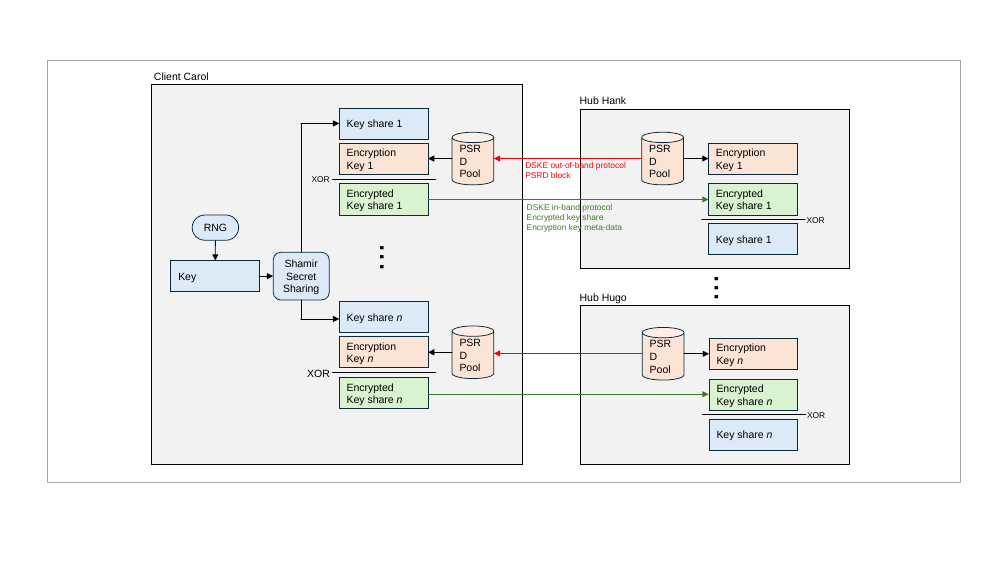
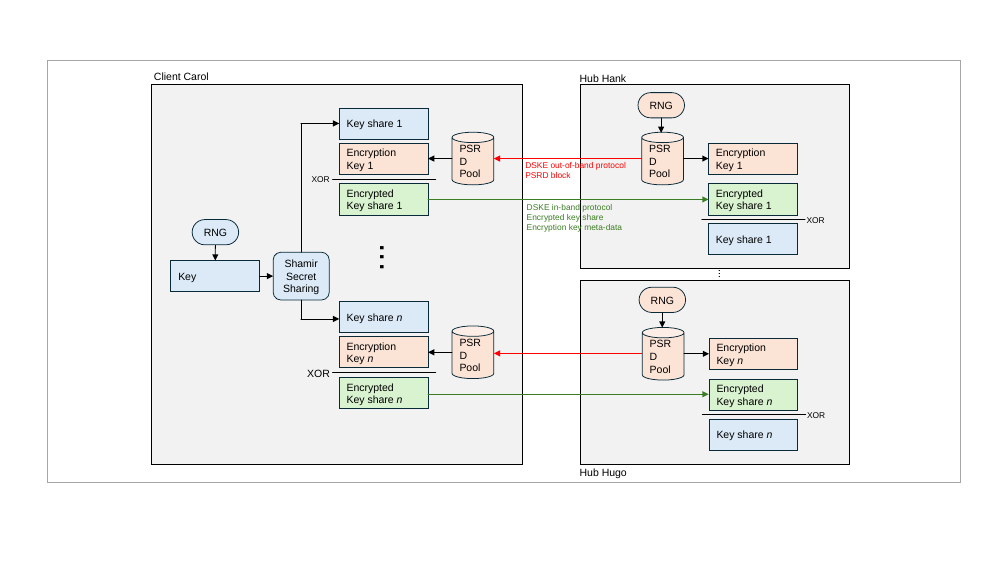
Before and after one commit to brunorijsman/dske-python, a slide deck: slide 5 of docs/figures/figures.pptx. Drawn at 1008x567 pixels with LibreOffice and Linux fonts; fonts in the diff are those of the drawing. Boxes give left, top, right and bottom in pixels: in the first picture for what was removed or moved away, otherwise in the second. Text is boxed around its words. In the diff, an @@ line names an element or a change of style, - is before the commit and + after.

```diff
--- a/docs/figures/figures.pptx
+++ b/docs/figures/figures.pptx
@@ text "Hub Hank": place and size @@
-text "Hub Hank" at box(580, 96, 626, 104)
+text "Hub Hank" at box(580, 74, 626, 85)
@@ rectangle: place and size @@
-rectangle at box(581, 109, 850, 268)
+rectangle at box(581, 84, 850, 268)
@@ rounded rectangle added at box(638, 93, 685, 118), fill #FBE3D6, outline #092A39 0.75 pt, 10 pt, text #000000 @@
+RNG
@@ arrow added from (662, 118) to (662, 133), #000000 0.75 pt @@
@@ rounded rectangle "RNG": place and size @@
-rounded rectangle "RNG" at box(192, 215, 239, 240)
+rounded rectangle "RNG" at box(192, 219, 239, 244)
@@ arrow moved from (216, 240) - (216, 261) to (216, 245) - (216, 261) @@
@@ text "..." at box(708, 262, 739, 318): size 32 to 10.5 pt @@
@@ rectangle: place and size @@
-rectangle at box(581, 306, 850, 465)
+rectangle at box(581, 281, 850, 465)
@@ rounded rectangle added at box(639, 287, 686, 312), fill #FBE3D6, outline #092A39 0.75 pt, 10 pt, text #000000 @@
+RNG
@@ arrow added from (662, 313) to (662, 327), #000000 0.75 pt @@
@@ text "Hub Hugo": place and size @@
-text "Hub Hugo" at box(580, 293, 627, 303)
+text "Hub Hugo" at box(580, 468, 627, 478)
```
Also in this commit, not shown: 11 other files.
